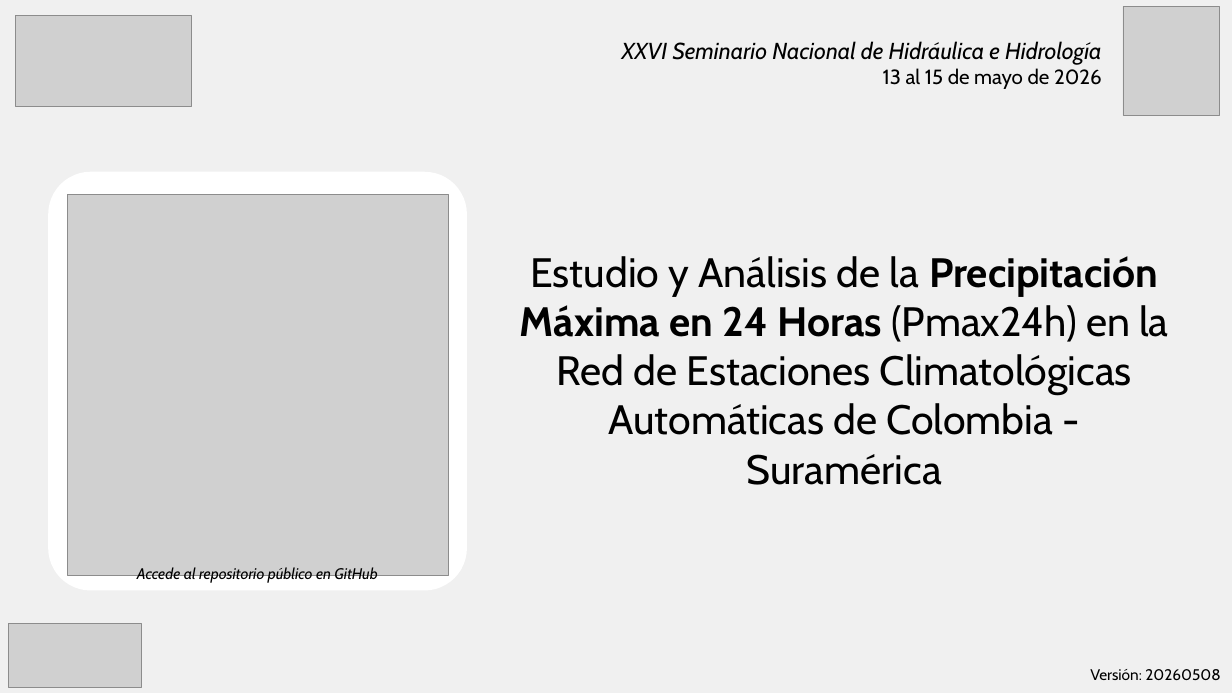
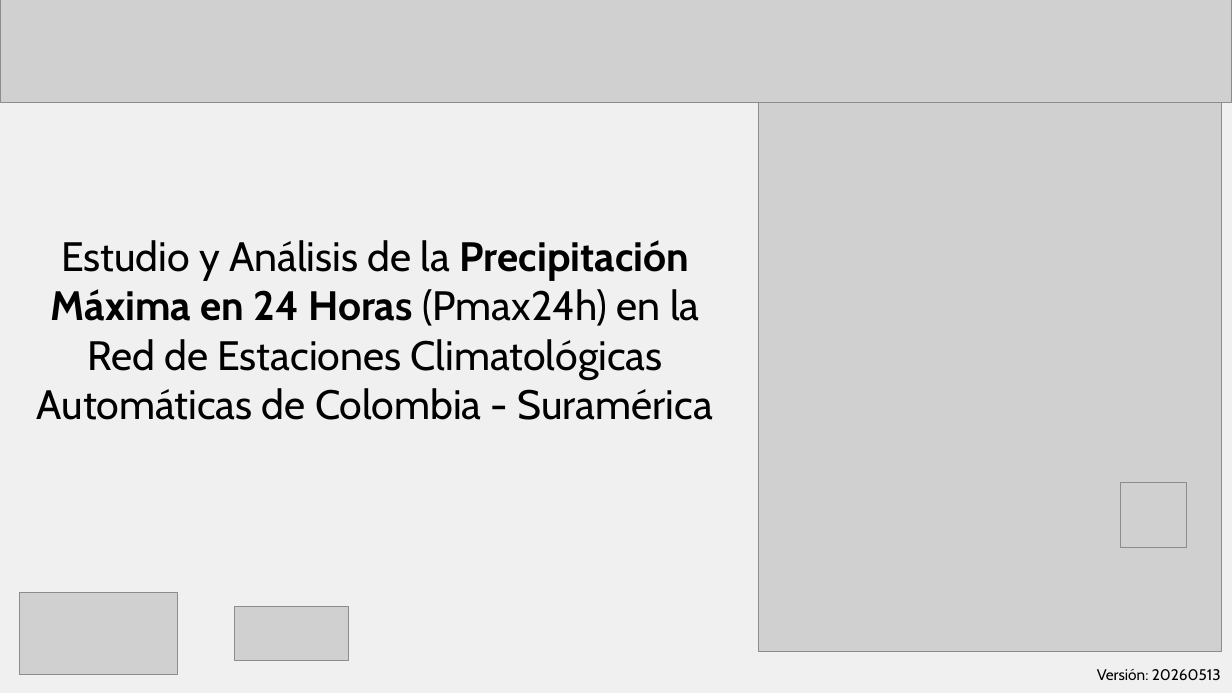
Before and after one commit to rcfdtools/R.HydroTools, a slide deck: slide 1 of tool/PMP/file/report/SCI_XXVI_SNHH26_Presentacion_PMax24HAutomColombia_v1.pptx. Drawn at 1232x693 pixels with LibreOffice and Linux fonts; fonts in the diff are those of the drawing; grey boxes stand for pictures. Boxes give left, top, right and bottom in pixels: in the first picture for what was removed or moved away, otherwise in the second. Text is boxed around its words. In the diff, an @@ line names an element or a change of style, - is before the commit and + after.

```diff
--- a/tool/PMP/file/report/SCI_XXVI_SNHH26_Presentacion_PMax24HAutomColombia_v1.pptx
+++ b/tool/PMP/file/report/SCI_XXVI_SNHH26_Presentacion_PMax24HAutomColombia_v1.pptx
@@ picture added at bbox=[0, 0, 1232, 103] @@
@@ picture removed at bbox=[16, 16, 190, 106] @@
@@ picture removed at bbox=[1123, 6, 1220, 116] @@
@@ text removed at bbox=[622, 41, 1102, 89] @@
-XXVI Seminario Nacional de Hidráulica e Hidrología
-13 al 15 de mayo de 2026
@@ picture added at bbox=[759, 37, 1222, 653] @@
@@ rounded rectangle removed at bbox=[48, 172, 467, 591] @@
@@ picture removed at bbox=[67, 195, 448, 576] @@
@@ text "Estudio y Análisis de la ..." rewrapped from bbox=[520, 256, 1168, 485] to bbox=[37, 240, 713, 420] @@
@@ picture added at bbox=[1121, 482, 1186, 547] @@
@@ round rect removed at bbox=[48, 555, 467, 592] @@
-Accede al repositorio público en GitHub
@@ picture added at bbox=[20, 593, 177, 676] @@
@@ picture removed at bbox=[8, 624, 140, 688] @@
@@ picture added at bbox=[235, 606, 348, 661] @@
@@ text at bbox=[1097, 669, 1221, 680]: text changed @@
-Versión: 20260508
+Versión: 20260513
```
Also in this commit, not shown: 12 other slides changed, 13 slides added, 3 slides removed, 3 other files.
